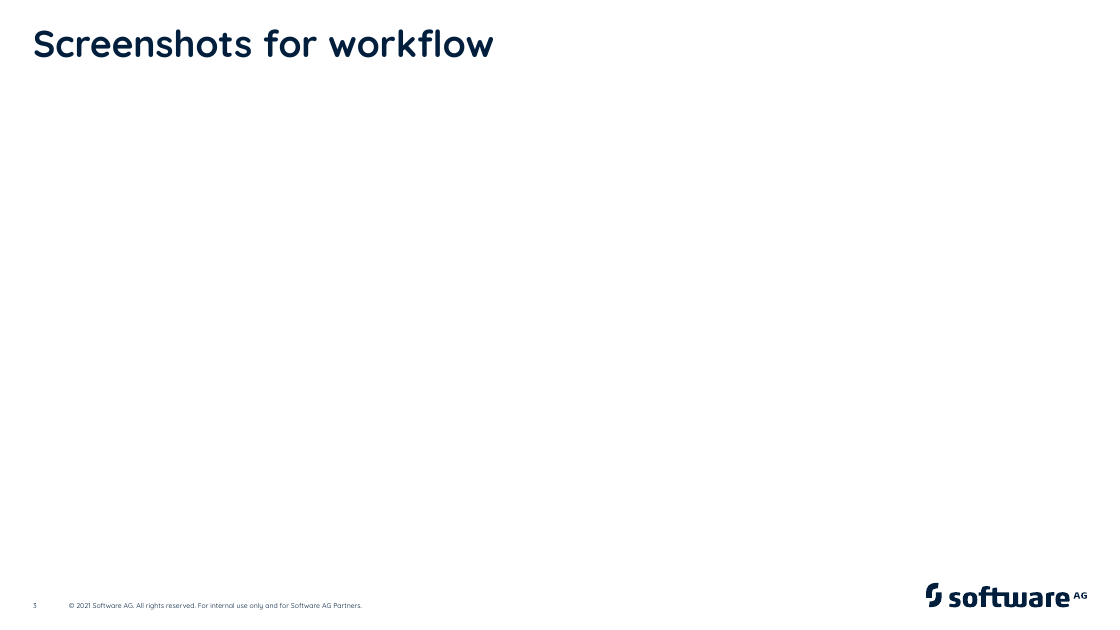
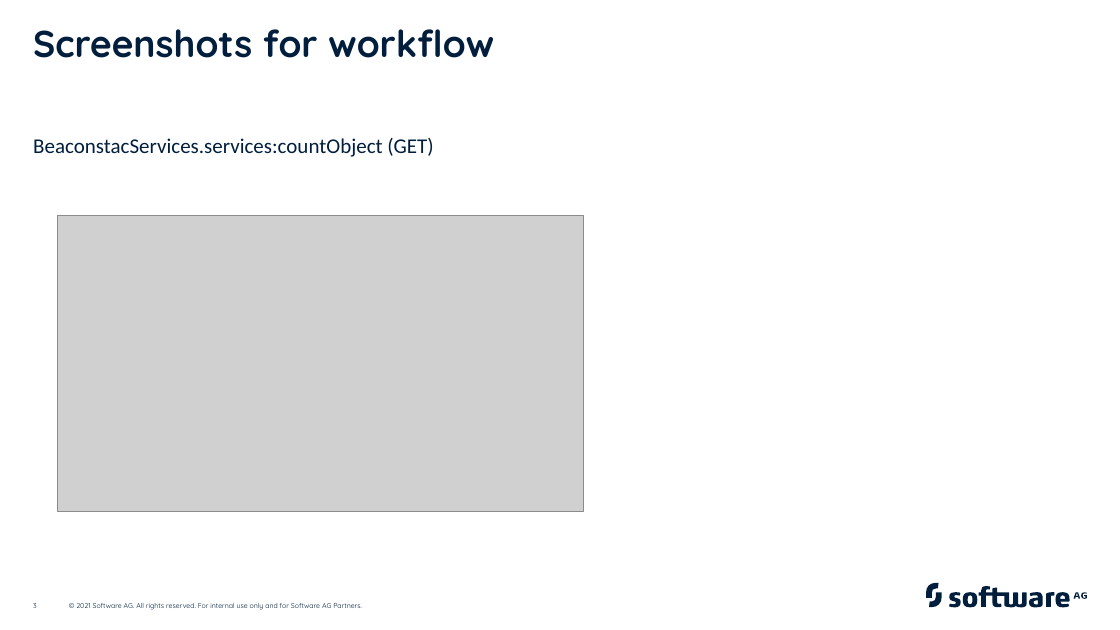
Before and after one commit to CloudTroops/connectorthon-Beaconstac, a slide deck: slide 3 of documentation/Connectorthon_Submission_Beaconstac.pptx. Drawn at 1120x630 pixels with LibreOffice and Linux fonts; fonts in the diff are those of the drawing; grey boxes stand for pictures. Boxes give left, top, right and bottom in pixels: in the first picture for what was removed or moved away, otherwise in the second. Text is boxed around its words. In the diff, an @@ line names an element or a change of style, - is before the commit and + after.

```diff
--- a/documentation/Connectorthon_Submission_Beaconstac.pptx
+++ b/documentation/Connectorthon_Submission_Beaconstac.pptx
@@ text added at box(33, 138, 433, 157), 18 pt, text #011F3D @@
+BeaconstacServices.services:countObject (GET)
@@ picture added at box(57, 216, 584, 513) @@
```
Also in this commit, not shown: 1 other slide changed, 1 slide added, 2 other files.
